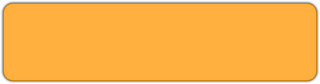
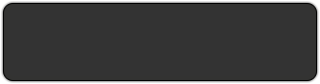
Layered file, before and after one edit (320px x 84px). Changes by layer:
pixels changed over [3, 3, 317, 81] (layer not identified)
